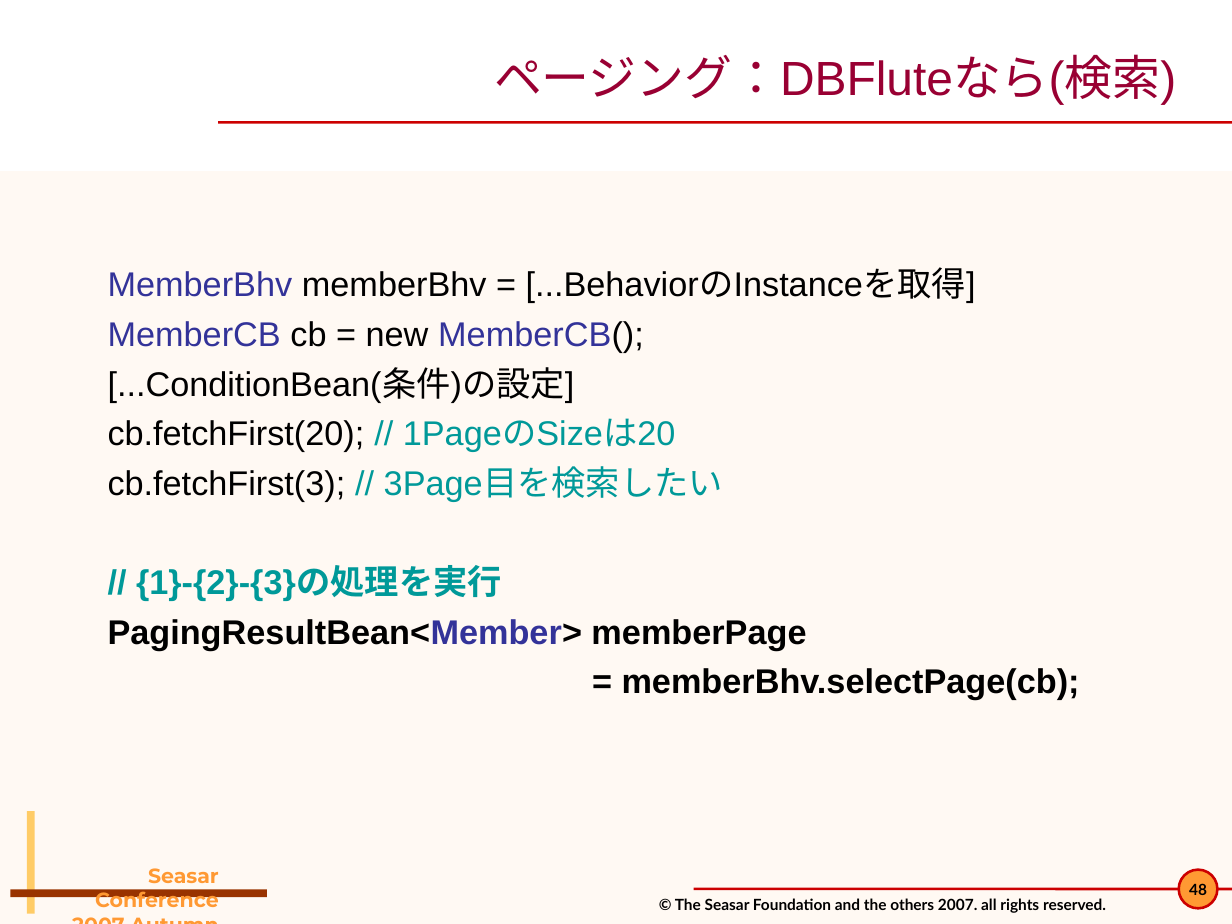
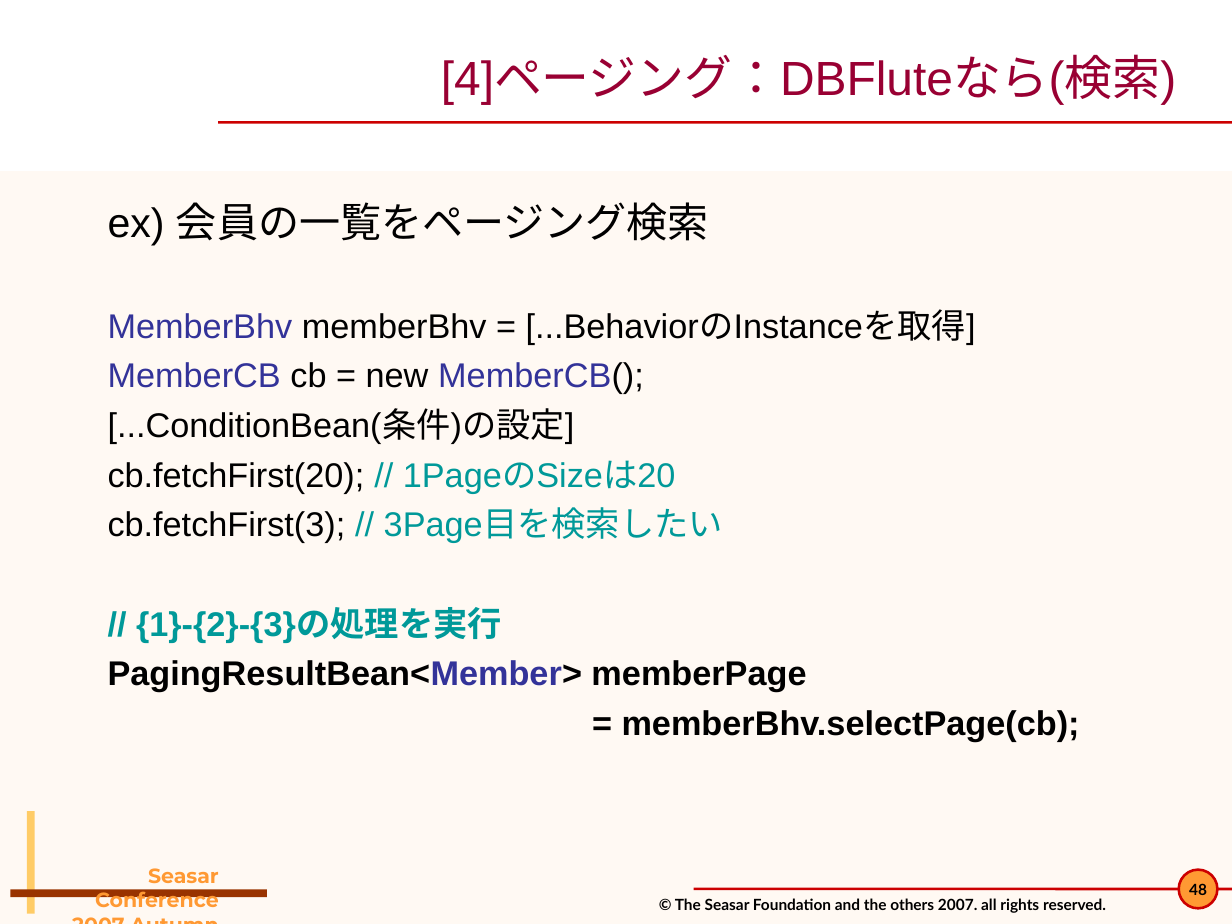
Before and after one commit to seasarorg/dbflute, a slide deck: slide 48 of dbflute/etc/doc/pres/sc2007a_2-DBFlute.ppt. Drawn at 1232x924 pixels with LibreOffice and Linux fonts; fonts in the diff are those of the drawing; background and template pictures are left out. Boxes give left, top, right and bottom in pixels: in the first picture for what was removed or moved away, otherwise in the second. Text is boxed around its words. In the diff, an @@ line names an element or a change of style, - is before the commit and + after.

```diff
--- a/dbflute/etc/doc/pres/sc2007a_2-DBFlute.ppt
+++ b/dbflute/etc/doc/pres/sc2007a_2-DBFlute.ppt
@@ title at (441, 57, 1176, 104): text changed @@
-ページング：DBFluteなら(検索)
+[4]ページング：DBFluteなら(検索)
@@ text at (108, 202, 709, 246): paragraph added @@
+  ex) 会員の一覧をページング検索
```
Also in this commit, not shown: 60 other slides changed.
